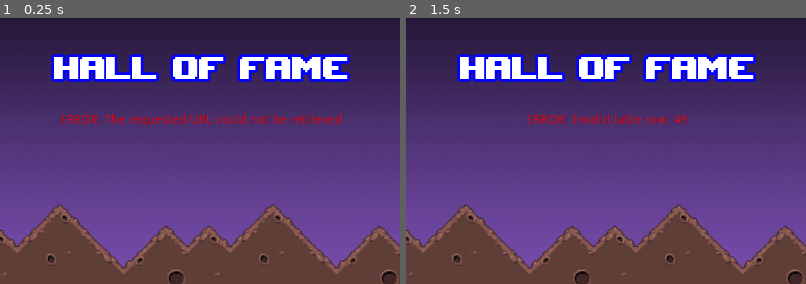
Above: before the commit, frames 1-2 (left to right).
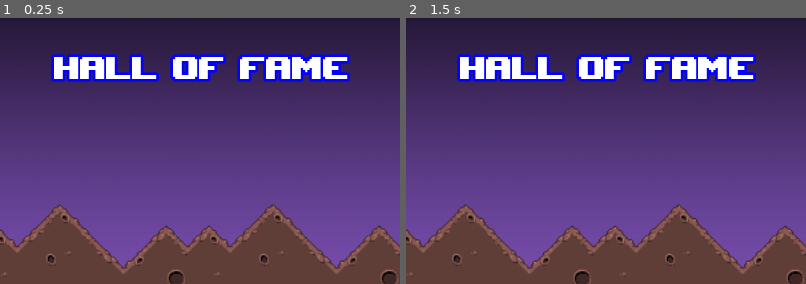
Above: after the commit, the same moments.

Repository: marcossilvano/python-codes
Game: Godot game, scene res://leaderboard/MainScene.tscn
Two runs of this game, one before a commit and one after it. Both use one fixed random seed, a clock stepped at 60 frames per second and the inputs below.
Inputs:
- Up to frame 1 (0.25 s): no input
- Up to frame 2 (1.5 s): tap Enter at 0.5 s; tap Space at 1.25 s
The pictures show only the part of the screen within x 25-75%, y 0-50%; the shares and areas given below are measured in that part.

The runs differ from the first frame. In frame 1, 1.0% of the frame differs, in the area x 15-86%, y 36-41%; in frame 2, 0.6%.

Commit message:
Refactoring HttpRequest

Diff:
--- /dev/null
+++ b/score_server/GodotHttpClient/ScoreServerHttpRequest.gd
@@ -0,0 +1,47 @@
+class_name ScoreServerHttpRequest
+extends Node
+
+signal request_completed(json_dict)
+
+func _ready() -> void:
+	$HTTPRequest.connect("request_completed", self, "_on_request_completed")
+
+func _log(text) -> void:
+	print(str(text))
+
+func _show_error(text) -> String:
+	printerr("ERROR: "+ str(text))
+	return text
+
+func make_request(url: String, json_str: String) -> void:
+	_log("request: " + url + ", json: " + json_str)
+
+	# Add 'Content-Type' header:
+	var headers = ["Content-Type: application/json"]
+
+	$HTTPRequest.request(url, headers, false, HTTPClient.METHOD_POST, json_str)
+
+func _on_request_completed(result, response_code, headers, body):
+	_log("response: " + str(response_code)) #+ ", json: " + body.get_string_from_utf8())
+
+	var res_str: String
+
+	if response_code == 200:
+		var parsed_json: JSONParseResult = JSON.parse(body.get_string_from_utf8())
+
+		if parsed_json.error == OK:
+			# check for parse format and error
+			if typeof(parsed_json.result) == TYPE_DICTIONARY:
+				res_str = parsed_json.result['status']
+				emit_signal("request_completed", parsed_json.result)
+				return
+			else:
+				res_str = _show_error("JSON response should be a dictionary or an array")
+		else:
+			res_str = _show_error("JSON parse error")
+	else:
+		res_str = _show_error("The requested URL could not be retrieved")
+
+	_log("result: " + res_str)
+
+	emit_signal("request_completed", null)
--- a/score_server/GodotHttpClient/leaderboard/HighscoreTable.gd
+++ b/score_server/GodotHttpClient/leaderboard/HighscoreTable.gd
@@ -1,7 +1,7 @@
 class_name HighscoreTable
 extends VBoxContainer
 
-signal request_completed
+signal table_loaded
 
 export var address: String = "http://127.0.0.1:5000"
 export var game_id: int = 1
@@ -11,6 +11,7 @@
 var target_entry: HighscoreEntry
 var color_offset: float = 10
 
+
 # Called when the node enters the scene tree for the first time.
 func _ready():
 	$PanelPadding.visible = false
@@ -18,7 +19,7 @@
 	# remove placeholder entries
 	get_tree().call_group("highscore_entry", "queue_free")
 
-	$HTTPRequest.connect("request_completed", self, "_on_request_completed")
+	$ScoreServerHttpRequest.connect("request_completed", self, "_on_request_completed")
 	_make_request()
 
 
@@ -37,10 +38,7 @@
 
 	_log("request: " + url + ", json: " + json_str)
 
-	# Add 'Content-Type' header:
-	var headers = ["Content-Type: application/json"]
-
-	$HTTPRequest.request(url, headers, false, HTTPClient.METHOD_POST, json_str)
+	$ScoreServerHttpRequest.make_request(url, json_str)
 
 
 func _show_error(msg: String) -> String:
@@ -49,29 +47,10 @@
 	return msg
 
 
-func _on_request_completed(result, response_code, headers, body):
-	_log("response: " + str(response_code)) #+ ", json: " + body.get_string_from_utf8())
-
-	var res_str: String
-
-	if response_code == 200:
-		var parsed_json: JSONParseResult = JSON.parse(body.get_string_from_utf8())
-
-		if parsed_json.error == OK:
-			# check for parse format and error
-			if typeof(parsed_json.result) == TYPE_DICTIONARY:
-				res_str = parsed_json.result['status']
-				_fill_score_table(parsed_json.result['data'])
-			else:
-				res_str = _show_error("JSON response should be a dictionary or an array")
-		else:
-			res_str = _show_error("JSON parse error")
-	else:
-		res_str = _show_error("The requested URL could not be retrieved")
-
-	_log("result: " + res_str)
-
-	emit_signal("request_completed")
+func _on_request_completed(json_dict: Dictionary) -> void:
+	if json_dict:
+		_fill_score_table(json_dict['data'])
+	emit_signal("table_loaded")
 
 
 func _fill_score_table(scores: Array) -> void:
@@ -89,6 +68,7 @@
 		add_child(padding)
 
 	#_log(scores)
+
 
 func get_entry_screen_position(row: int) -> Vector2:
 	var entries = get_tree().get_nodes_in_group("highscore_entry")
--- a/score_server/GodotHttpClient/leaderboard/HighscoreTable.tscn
+++ b/score_server/GodotHttpClient/leaderboard/HighscoreTable.tscn
@@ -1,8 +1,9 @@
-[gd_scene load_steps=5 format=2]
+[gd_scene load_steps=6 format=2]
 
 [ext_resource path="res://leaderboard/HighscoreEntry.tscn" type="PackedScene" id=1]
 [ext_resource path="res://fonts/upheaval/upheavtt.ttf" type="DynamicFontData" id=2]
 [ext_resource path="res://leaderboard/HighscoreTable.gd" type="Script" id=3]
+[ext_resource path="res://leaderboard/ScoreServerHttpRequest.tscn" type="PackedScene" id=4]
 
 [sub_resource type="DynamicFont" id=1]
 size = 50
@@ -20,7 +21,7 @@
 script = ExtResource( 3 )
 entry_scene = ExtResource( 1 )
 
-[node name="HTTPRequest" type="HTTPRequest" parent="."]
+[node name="ScoreServerHttpRequest" parent="." instance=ExtResource( 4 )]
 
 [node name="PanelContainer" type="PanelContainer" parent="."]
 self_modulate = Color( 1, 1, 1, 0 )
--- a/score_server/GodotHttpClient/leaderboard/MainScene.gd
+++ b/score_server/GodotHttpClient/leaderboard/MainScene.gd
@@ -1,7 +1,7 @@
 extends Control
 
 
-export var input_scene: PackedScene
+export var inputscore_scene: PackedScene
 export var scoretable_scene: PackedScene
 export var speed_scale: float = 1
 export var focus_on_row: int = 20
@@ -15,7 +15,7 @@
 func _ready() -> void:
 	current_scene = scoretable_scene.instance()
 	add_child(current_scene)
-	current_scene.connect("request_completed", self, "_on_table_loaded")
+	current_scene.connect("table_loaded", self, "_on_table_loaded")
 
 
 # Called every frame. 'delta' is the elapsed time since the previous frame.
@@ -29,7 +29,7 @@
 
 	current_scene.set_highlight(focus_on_row)
 
-	# set the timer up
+	# wait 1 sec
 	timer.connect("timeout", self, "start_camera")
 	timer.set_wait_time(1)
 	timer.start()
@@ -41,6 +41,7 @@
 	var target_position: Vector2 = current_scene.get_entry_screen_position(focus_on_row)
 	target_position.y -= screen_height/2
 
+	# camera should not move beyond last score entry
 	if target_position.y > (current_scene.rect_size.y - screen_height + 50):
 		target_position.y = current_scene.rect_size.y - screen_height + 50
 
@@ -48,5 +49,5 @@
 
 	# camera should not move upwards
 	if target_position.y > 0:
-		var tween := create_tween().set_trans(Tween.TRANS_LINEAR)#.set_ease(Tween.EASE_IN_OUT)
+		var tween := create_tween().set_trans(Tween.TRANS_CUBIC).set_ease(Tween.EASE_IN_OUT)
 		tween.tween_property(camera, "position", target_position, 0.2*focus_on_row*1/speed_scale)
--- a/score_server/GodotHttpClient/leaderboard/MainScene.tscn
+++ b/score_server/GodotHttpClient/leaderboard/MainScene.tscn
@@ -9,7 +9,7 @@
 anchor_bottom = 1.0
 script = ExtResource( 2 )
 scoretable_scene = ExtResource( 1 )
-speed_scale = 2.0
+speed_scale = 1.5
 focus_on_row = 49
 
 [node name="Camera2D" type="Camera2D" parent="."]
--- /dev/null
+++ b/score_server/GodotHttpClient/leaderboard/ScoreServerHttpRequest.tscn
@@ -0,0 +1,8 @@
+[gd_scene load_steps=2 format=2]
+
+[ext_resource path="res://ScoreServerHttpRequest.gd" type="Script" id=1]
+
+[node name="ScoreServerHttpRequest" type="Node"]
+script = ExtResource( 1 )
+
+[node name="HTTPRequest" type="HTTPRequest" parent="."]
--- a/score_server/GodotHttpClient/project.godot
+++ b/score_server/GodotHttpClient/project.godot
@@ -18,10 +18,16 @@
 "class": "HighscoreTable",
 "language": "GDScript",
 "path": "res://leaderboard/HighscoreTable.gd"
+}, {
+"base": "Node",
+"class": "ScoreServerHttpRequest",
+"language": "GDScript",
+"path": "res://ScoreServerHttpRequest.gd"
 } ]
 _global_script_class_icons={
 "HighscoreEntry": "",
-"HighscoreTable": ""
+"HighscoreTable": "",
+"ScoreServerHttpRequest": ""
 }
 
 [application]
